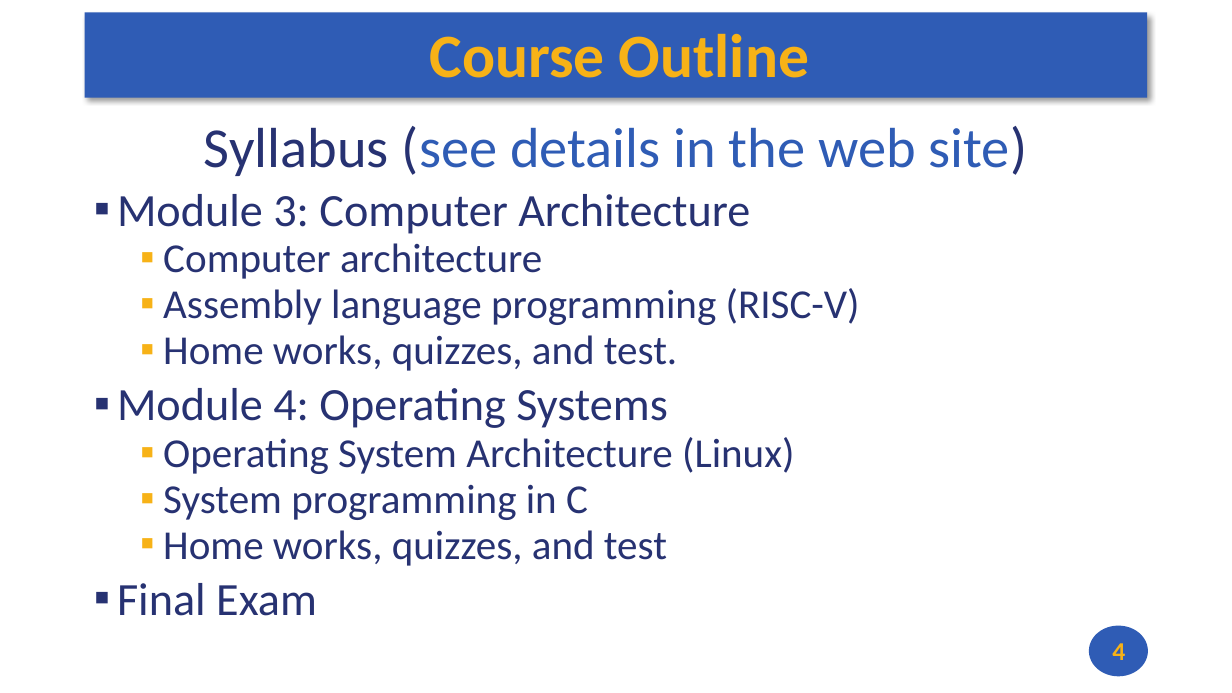
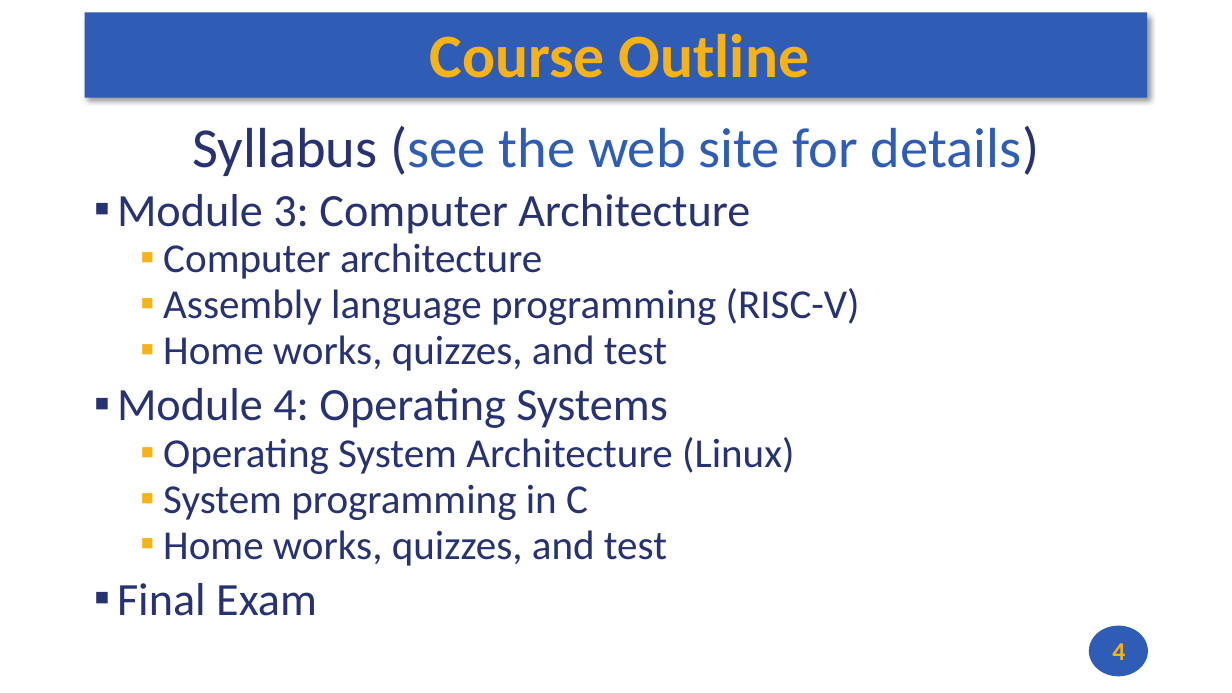
Before and after one commit to andrewt0301/hse-acos-course, a slide deck: slide 4 of docs/part1ca/01_Introduction/CA_Lecture_01.pptx. Drawn at 1232x693 pixels with LibreOffice and Linux fonts; fonts in the diff are those of the drawing. Boxes give left, top, right and bottom in pixels: in the first picture for what was removed or moved away, otherwise in the second. Text is boxed around its words. In the diff, an @@ line names an element or a change of style, - is before the commit and + after.

```diff
--- a/docs/part1ca/01_Introduction/CA_Lecture_01.pptx
+++ b/docs/part1ca/01_Introduction/CA_Lecture_01.pptx
@@ text at [192, 126, 1040, 176]: text changed @@
-Syllabus (see details in the web site)
+Syllabus (see the web site for details)
@@ text at [163, 335, 667, 371]: text changed @@
-  ▪ Home works, quizzes, and test.
+  ▪ Home works, quizzes, and test
```
Also in this commit, not shown: 1 other slide changed, 5 slides added, 1 other file.
